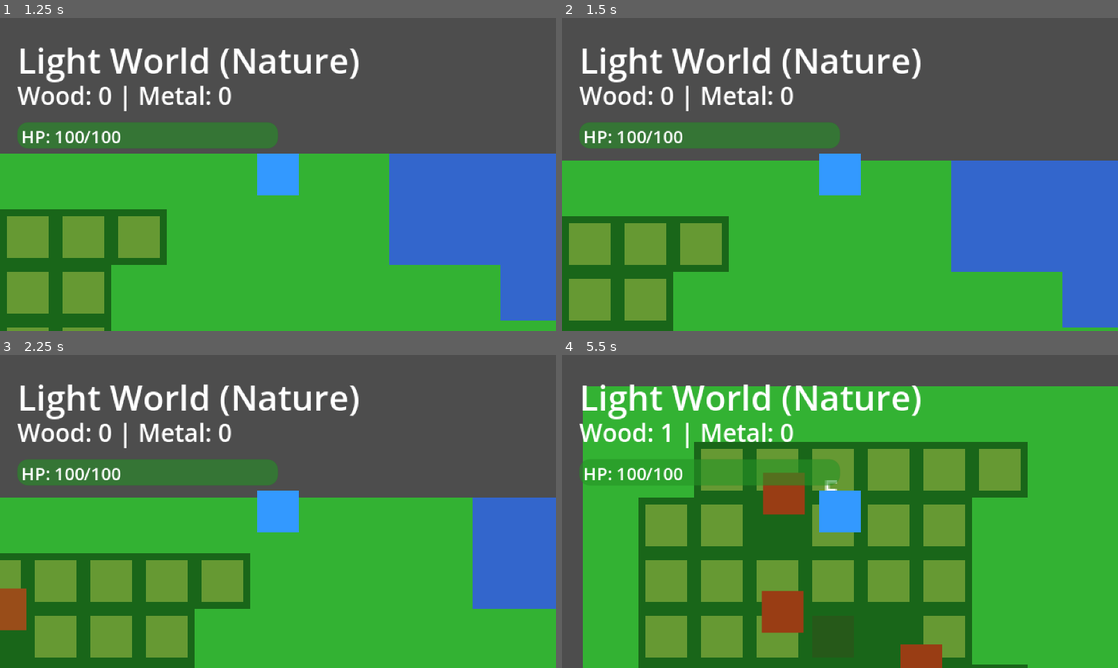
Above: before the commit, frames 1-4 (two rows, left to right).
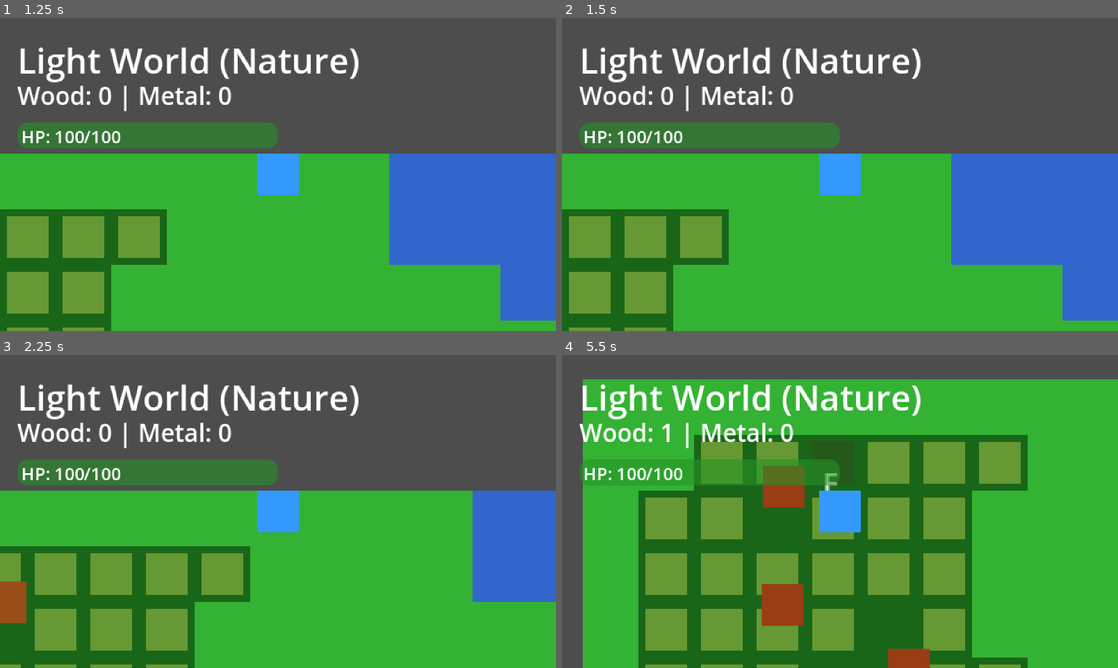
Above: after the commit, the same moments.

Repository: JeromeDuboisPro/Miroirs
Game: Godot game, scene res://scenes/main.tscn
The game is run twice, just before and just after one commit, with the same random seed, the same clock (stepped at 60 frames per second) and the same inputs.
Inputs (mouse positions are in pixels of both pictures, inside the frame that each line leads up to):
- Up to frame 1 (1.25 s): tap Enter at 0.5 s; move the mouse to (250, 237) at 0.52 s; hold W (move_up) from 0.53 s (still down); tap E (interact) at 0.6 s; click (250, 237) at 0.67 s; tap Space (ui_select) at 0.77 s
- Up to frame 2 (1.5 s): release W (move_up) at 1.25 s; drag from (1006, 221) to (589, 237) at 1.27 s
- Up to frame 3 (2.25 s): tap Space (ui_select) at 2 s; move the mouse to (111, 464) at 2.02 s; hold A (move_left) from 2.03 s (still down); tap E (interact) at 2.1 s
- Up to frame 4 (5.5 s): release A (move_left) at 2.75 s; drag from (867, 511) to (773, 580) at 2.77 s; tap Enter at 3.5 s; move the mouse to (756, 433) at 3.52 s; hold S (move_down) 3.53-4.25 s; tap E (interact) at 3.6, 5.1 s; tap Space (ui_select) at 3.77, 5 s; drag from (962, 495) to (778, 398) at 4.27 s; move the mouse to (728, 527) at 5.02 s; hold W (move_up) from 5.03 s (still down); click (728, 527) at 5.17 s

Frame 1 is identical in both runs. In frame 2, 5.4% of the frame differs, in the area x 0-100%, y 43-100%; in frame 3, 6.5%; in frame 4, 13%, in the area x 3-100%, y 7-100%.

Commit message:
Add world boundary constraints for all entities
Issue:
Players and enemies could move beyond the 1024x1024px world borders,
breaking the game experience and potentially causing issues.

Solution:
- Added WORLD_SIZE (1024x1024) and WORLD_MARGIN (6px) constants
- Player position clamped after movement
- Enemy positions clamped during patrol
- Enemy patrol targets clamped to stay within bounds
- Enemy spawn positions clamped on initialization

Implementation:
- player.gd: Clamp position after move_and_slide()
- enemy_base.gd: Clamp position during patrol movement
- enemy_base.gd: Clamp patrol targets in _choose_new_patrol_target()
- enemy_base.gd: Clamp spawn position in _ready()

World boundaries: (6, 6) to (1018, 1018)
Margin accounts for entity size (12x12 sprites = 6px radius)

🎮 Generated with Claude Code

Co-Authored-By: Claude <noreply@anthropic.com>

Diff:
--- a/godot/scripts/enemies/enemy_base.gd
+++ b/godot/scripts/enemies/enemy_base.gd
@@ -2,6 +2,9 @@
 ## Base enemy class with health, AI, and combat detection
 
 enum EnemyState { IDLE, PATROL, COMBAT, DEAD }
+
+const WORLD_SIZE = Vector2(1024, 1024)  # 64x64 tiles * 16px
+const WORLD_MARGIN = 6.0  # Half of enemy size
 
 @export var enemy_type: String = "basic"
 @export var patrol_speed: float = 40.0
@@ -21,6 +24,10 @@
 var patrol_wait_time: float = 2.0  # Wait 2s at each patrol point
 
 func _ready():
+	# Clamp spawn position to world boundaries
+	global_position.x = clamp(global_position.x, WORLD_MARGIN, WORLD_SIZE.x - WORLD_MARGIN)
+	global_position.y = clamp(global_position.y, WORLD_MARGIN, WORLD_SIZE.y - WORLD_MARGIN)
+
 	spawn_position = global_position
 	patrol_target = spawn_position
 
@@ -74,6 +81,10 @@
 	if distance > 5.0:
 		velocity = direction * patrol_speed
 		move_and_slide()
+
+		# Clamp position to world boundaries
+		global_position.x = clamp(global_position.x, WORLD_MARGIN, WORLD_SIZE.x - WORLD_MARGIN)
+		global_position.y = clamp(global_position.y, WORLD_MARGIN, WORLD_SIZE.y - WORLD_MARGIN)
 	else:
 		# Reached patrol point, wait before choosing new target
 		velocity = Vector2.ZERO
@@ -88,6 +99,10 @@
 	var angle = randf() * TAU
 	var distance = randf() * patrol_radius
 	patrol_target = spawn_position + Vector2(cos(angle), sin(angle)) * distance
+
+	# Clamp patrol target to world boundaries
+	patrol_target.x = clamp(patrol_target.x, WORLD_MARGIN, WORLD_SIZE.x - WORLD_MARGIN)
+	patrol_target.y = clamp(patrol_target.y, WORLD_MARGIN, WORLD_SIZE.y - WORLD_MARGIN)
 
 func _combat_behavior(_delta):
 	# Stop moving during combat (Phase 3 will add combat actions)
--- a/godot/scripts/player/player.gd
+++ b/godot/scripts/player/player.gd
@@ -2,6 +2,8 @@
 ## Player character with WASD/Arrow key movement and health system
 
 const SPEED = 120.0  # 20% slower for better control
+const WORLD_SIZE = Vector2(1024, 1024)  # 64x64 tiles * 16px
+const WORLD_MARGIN = 6.0  # Half of player size to keep fully inside
 
 @onready var health_component = $HealthComponent
 
@@ -43,6 +45,10 @@
 	velocity = direction * SPEED
 	move_and_slide()
 
+	# Clamp position to world boundaries
+	global_position.x = clamp(global_position.x, WORLD_MARGIN, WORLD_SIZE.x - WORLD_MARGIN)
+	global_position.y = clamp(global_position.y, WORLD_MARGIN, WORLD_SIZE.y - WORLD_MARGIN)
+
 func take_damage(amount: int):
 	health_component.take_damage(amount)
 
